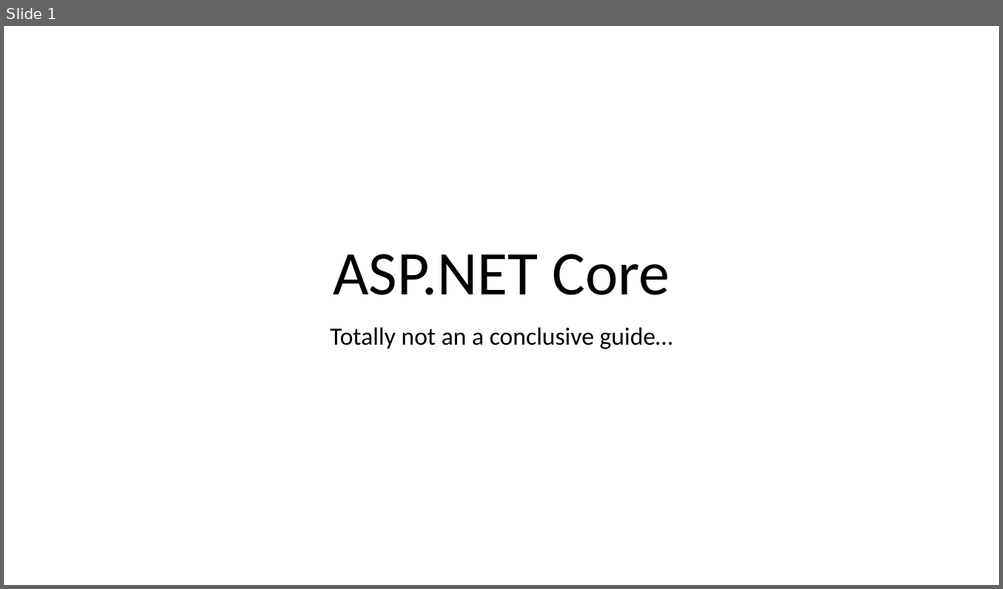
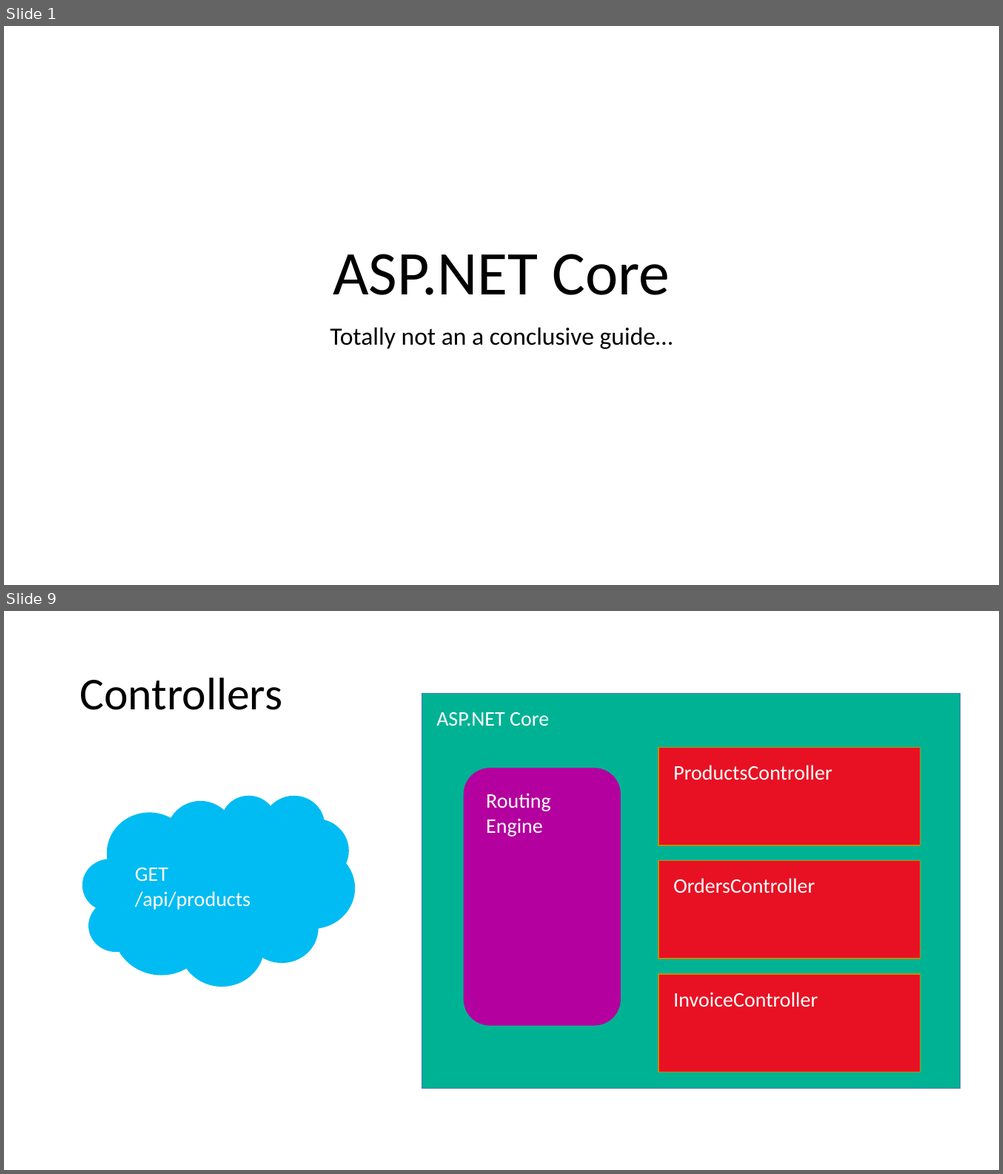
Before and after one commit to 1kevgriff/Workshop-SPA-with-ASPNETCORE-VueJS, a slide deck: Slides/6_ASPNET Core.pptx. Shown one above the other, each under a label of ours: slide 1 before the commit, slides 1 and 9 after it; the slides between them are not shown. The pictures are 1003x589 and 1003x1174 pixels, drawn with LibreOffice and Linux fonts; fonts in the diff are those of the drawing. Boxes give left, top, right and bottom in pixels: in the first picture for what was removed or moved away, otherwise in the second. Text is boxed around its words. In the diff, an @@ line names an element or a change of style, - is before the commit and + after.

```diff
--- a/Slides/6_ASPNET Core.pptx
+++ b/Slides/6_ASPNET Core.pptx
@@ slide 9 added at [4,611,999,1170], background #FFFFFF @@
@@ title added at [79,678,282,710], 44 pt, text #000000 @@
+Controllers
@@ rectangle added at [422,693,960,1088], fill #00B294, outline #4472C4 0.5 pt, 20 pt, text #FFFFFF @@
+ASP.NET Core
@@ rectangle added at [658,748,920,846], fill #E81123, outline #BD8E00 1 pt, 20 pt, text #FFFFFF @@
+ProductsController
@@ rounded rectangle added at [464,769,621,1027], fill #B4009E, 20 pt, text #FFFFFF @@
+Routing Engine
@@ cloud added at [82,795,355,986], fill #00BCF2, 20 pt, text #FFFFFF @@
+GET /api/products
@@ rectangle added at [658,861,920,960], fill #E81123, outline #BD8E00 1 pt, 20 pt, text #FFFFFF @@
+OrdersController
@@ rectangle added at [658,974,920,1073], fill #E81123, outline #BD8E00 1 pt, 20 pt, text #FFFFFF @@
+InvoiceController
```
Also in this commit, not shown: 26 other slides added, 5 other files.
